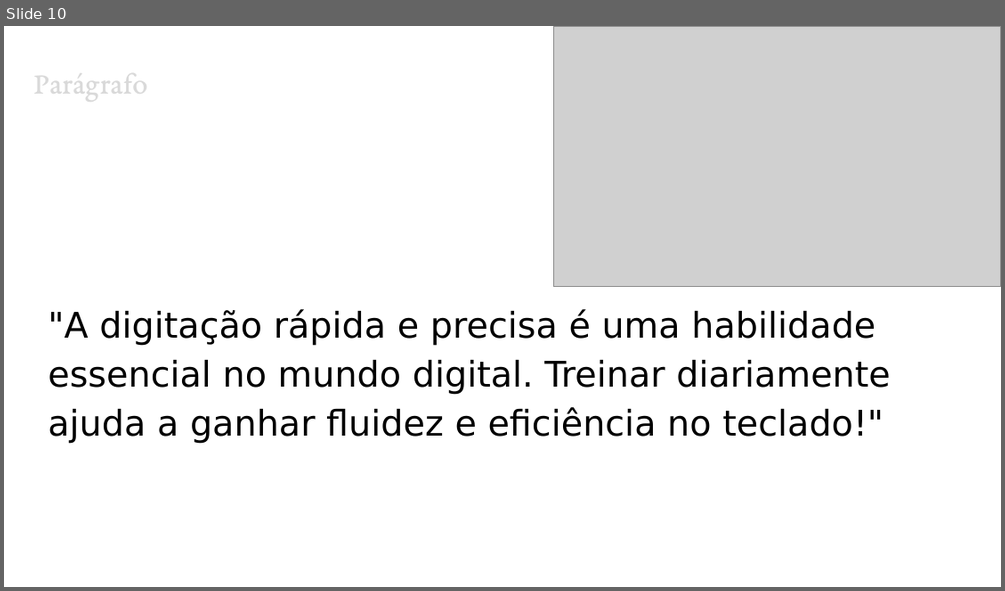
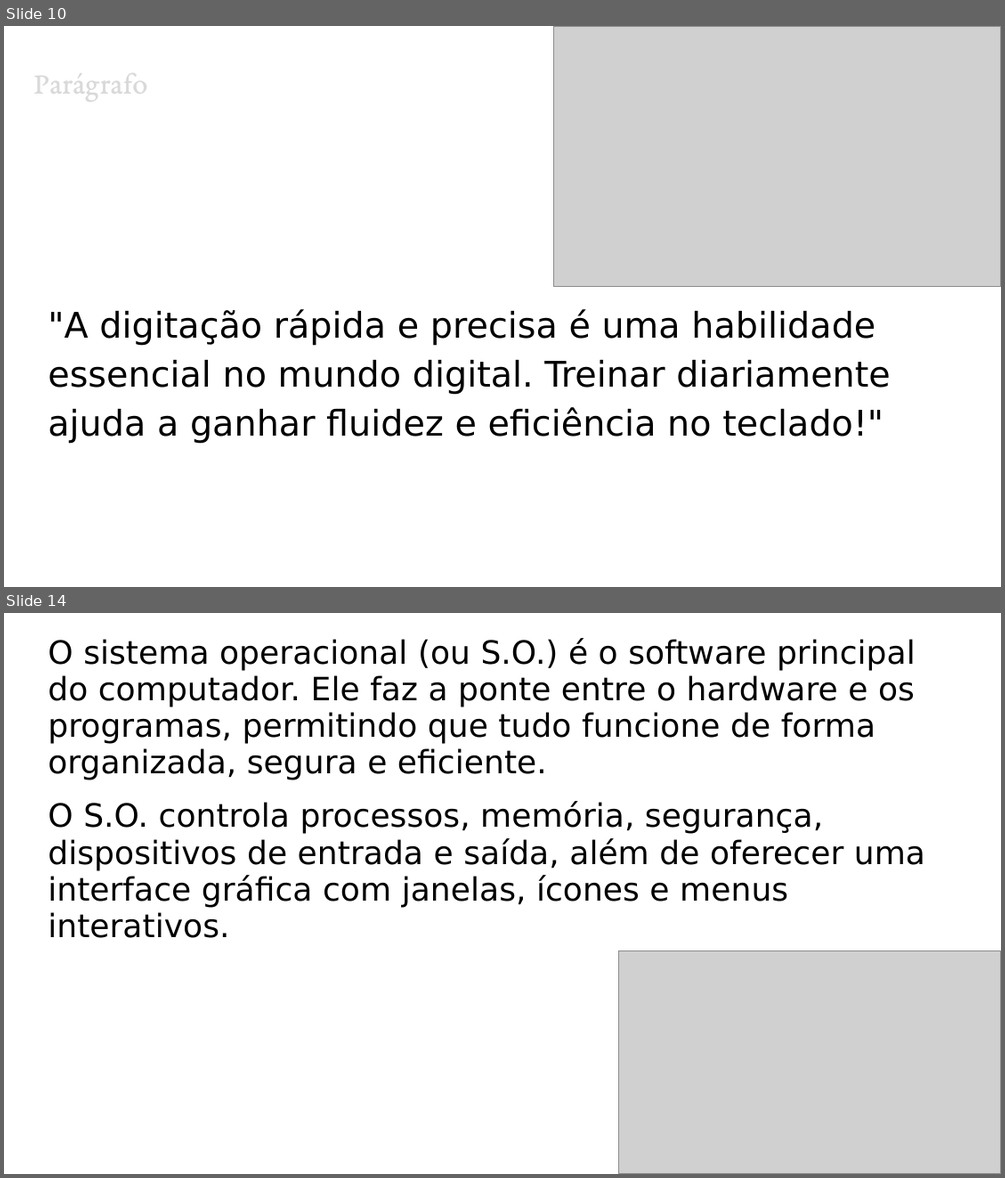
Before and after one commit to Eridhonson/professor, a slide deck: Windows/Windows - Aula 3 - Digitação no Teclado ABNT2.pptx. Shown one above the other, each under a label of ours: slide 10 before the commit, slides 10 and 14 after it; the slides between them are not shown. The pictures are 1005x591 and 1005x1178 pixels, drawn with LibreOffice and Linux fonts; fonts in the diff are those of the drawing; grey boxes stand for pictures. Boxes give left, top, right and bottom in pixels: in the first picture for what was removed or moved away, otherwise in the second. Text is boxed around its words. In the diff, an @@ line names an element or a change of style, - is before the commit and + after.

```diff
--- a/Windows/Windows - Aula 3 - Digitação no Teclado ABNT2.pptx
+++ b/Windows/Windows - Aula 3 - Digitação no Teclado ABNT2.pptx
@@ slide 14 added at (4,613,1001,1174), background #FFFFFF @@
@@ text added at (48,638,925,938), 23.2 pt, text #000000 @@
+O sistema operacional (ou S.O.) é o software principal do computador. Ele faz a ponte entre o hardware e os programas, permitindo que tudo funcione de forma organizada, segura e eficiente.
+O S.O. controla processos, memória, segurança, dispositivos de entrada e saída, além de oferecer uma interface gráfica com janelas, ícones e menus interativos.
@@ picture added at (619,951,1001,1173) @@
```
Also in this commit, not shown: 8 other slides added.
